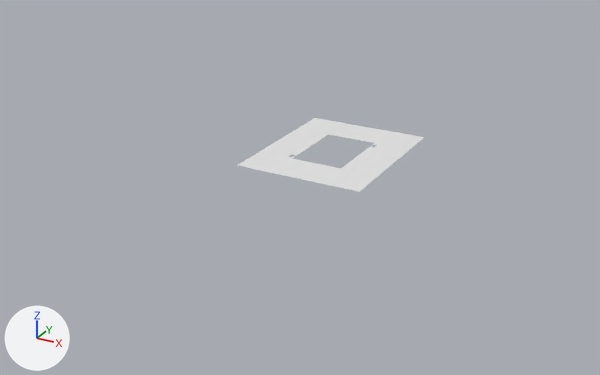
Renders of the FBX model Assets/Oficinas/PlanoArriba.fbx from each side of a commit.
Rendered twice from a 50 mm lens placed at (36.6, -93.9, 40.0), pointed at (-11.0, -7.2, -3.4). Lighting does not change. The marker at lower left points along +X, +Y and +Z. Where no turn or scale is listed for an object, it has been applied to the vertices.
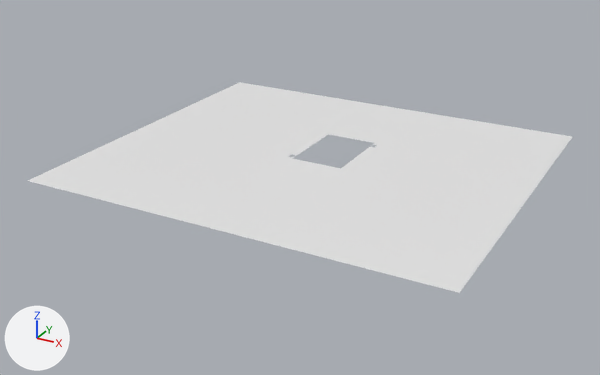
Pixel boxes (x1, y1, x2, y2) of what changed, in the pictures (600 x 375 px):
'Plane001', reshaped (191% wider, 183% taller): before (238, 118, 424, 192); after (28, 82, 572, 293)

What the commit changed:
me_mesh has 44 vertices, 4 faces and spans x -4.6..12.5, y -11.2..9.9, z 0.0.
me_mesh is used by ob_plane001; location (-12.84, -0.94, 0.24).
Before the commit, vertices of me_mesh: 0 (-4.6, -4.5, 0.0) at pixel (264, 148), 2 (-4.6, 4.5, 0.0) at pixel (297, 128), 5 (0.4, 9.9, 0.0) at pixel (345, 123), 7 (2.1, 9.9, 0.0) at pixel (356, 125), 9 (7.4, 9.9, 0.0) at pixel (390, 131).
Before the commit, vertices of me_mesh: 10 (12.5, 4.5, 0.0) at pixel (409, 149), 13 (12.5, 3.9, 0.0) at pixel (408, 151), 15 (12.5, 3.0, 0.0) at pixel (405, 153), 17 (12.5, 2.8, 0.0) at pixel (404, 153), 20 (12.5, -5.8, 0.0) at pixel (378, 176).
Before the commit, vertices of me_mesh: 23 (8.0, -11.2, 0.0) at pixel (325, 184), 24 (7.4, -11.2, 0.0) at pixel (320, 183), 26 (0.4, -11.2, 0.0) at pixel (270, 172), 31 (-4.6, -5.4, 0.0) at pixel (260, 150), 36 (0.4, -11.2, 0.0) at pixel (270, 172).
Before the commit, vertices of me_mesh: 37 (-0.4, -11.2, 0.0) at pixel (265, 171), 38 (0.2, -11.2, 0.0) at pixel (269, 172), 40 (-0.4, -11.2, 0.0) at pixel (265, 171).
Part 1, on me_mesh:
Vertices 23, 24, 26, 36, 37, 38, 40 of me_mesh move by (0.0, -16.4, 0.0).
Vertices 10, 13, 15, 17, 20 of me_mesh move by (17.8, 0.0, 0.0).
Vertices 0, 2, 31 of me_mesh move by (-19.5, 0.0, 0.0).
Vertices 5, 7, 9 of me_mesh move by (0.0, 10.1, 0.0).
Vertex 4 of me_mesh moves from (-4.6, 9.9, 0.0) at pixel (314, 117) to (-24.1, 20.0, 0.0) at pixel (239, 82).
Vertex 11 of me_mesh moves from (12.5, 9.9, 0.0) at pixel (424, 137) to (30.3, 20.0, 0.0) at pixel (572, 136).
Vertex 22 of me_mesh moves from (12.5, -11.2, 0.0) at pixel (359, 191) to (30.3, -27.6, 0.0) at pixel (459, 292).
Vertex 35 of me_mesh moves from (-4.6, -11.2, 0.0) at pixel (236, 165) to (-24.1, -27.6, 0.0) at pixel (27, 180).
